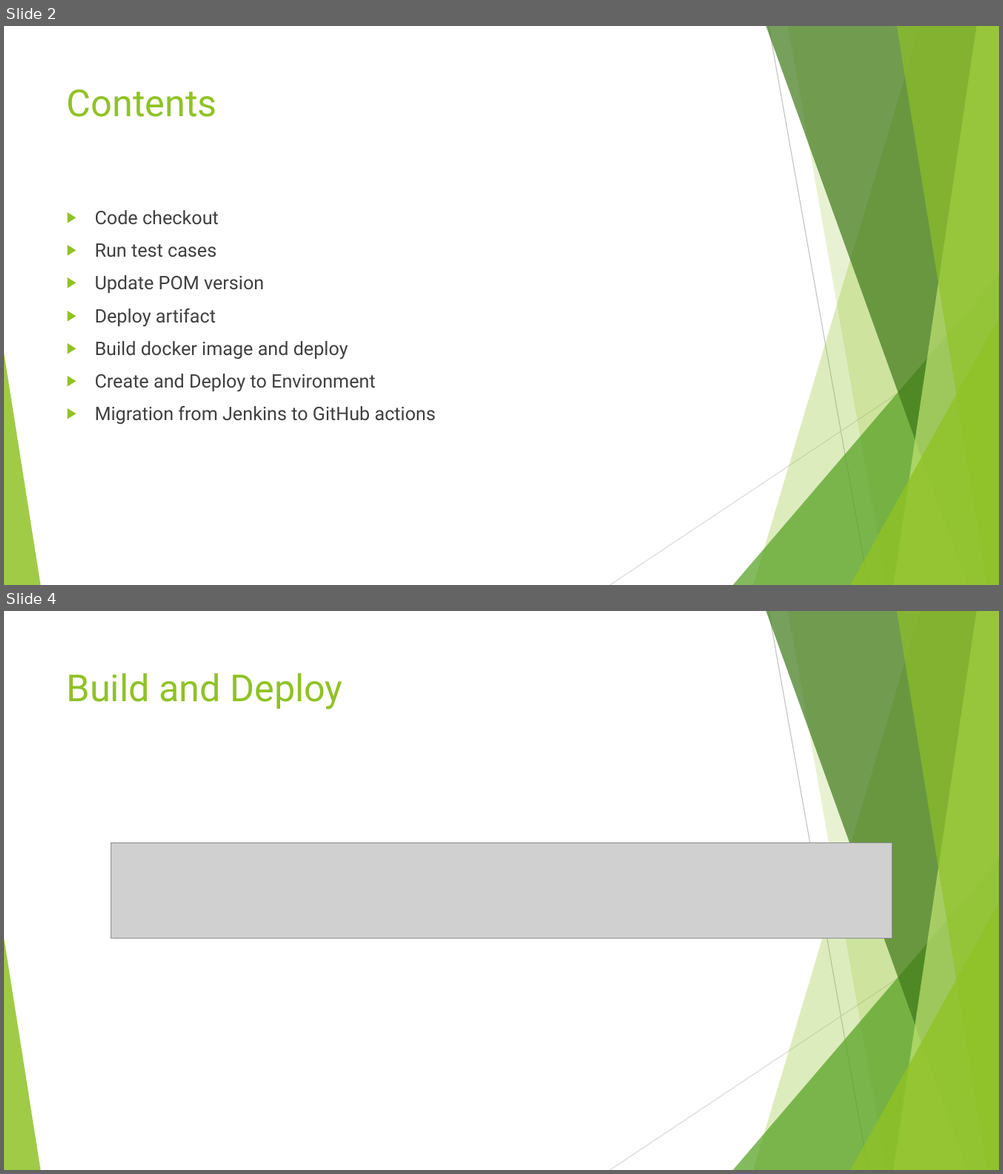
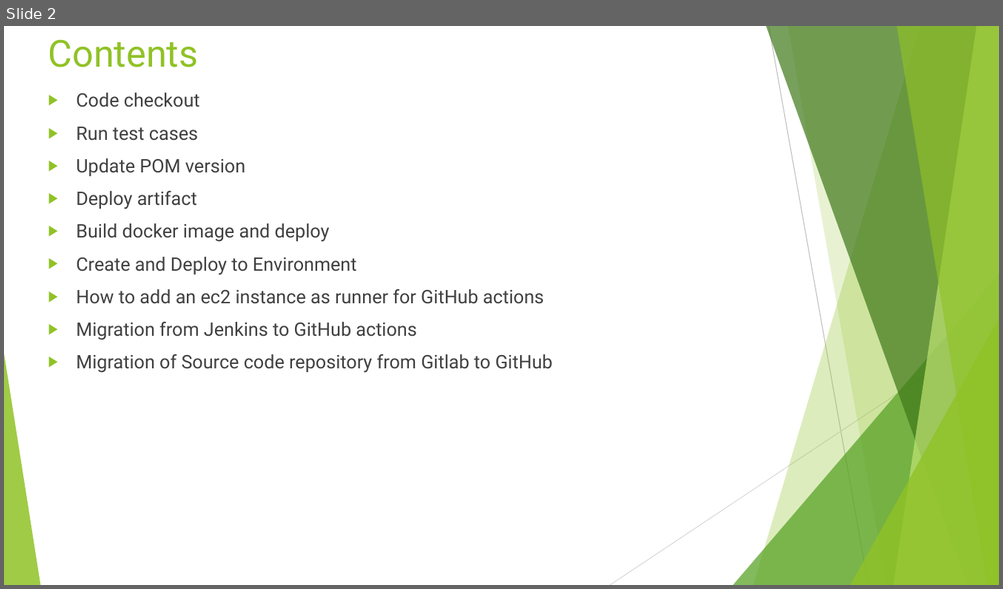
Before and after one commit to testuser300693/github-actions-cicd, a slide deck: githubactions.pptx. Shown one above the other, each under a label of ours: slides 2 and 4 before the commit, slide 2 after it; the slides between them are not shown. The pictures are 1003x1174 and 1003x589 pixels, drawn with LibreOffice and Linux fonts; fonts in the diff are those of the drawing; grey boxes stand for pictures. Boxes give left, top, right and bottom in pixels: in the first picture for what was removed or moved away, otherwise in the second. Text is boxed around its words. In the diff, an @@ line names an element or a change of style, - is before the commit and + after.

```diff
--- a/githubactions.pptx
+++ b/githubactions.pptx
@@ slide 4 removed at (4, 611, 999, 1170), background #FFFFFF; not listed: 10 template elements that a slide beside it also shows @@
@@ title removed at (67, 673, 343, 709) @@
-Build and Deploy
@@ picture removed at (111, 843, 892, 939) @@
@@ slide 2 changed as well @@
@@ title "Contents": place and size @@
-title "Contents" at (67, 89, 217, 117)
+title "Contents" at (48, 39, 199, 67)
@@ text "Code checkout": place and size @@
-text "Code checkout" at (95, 210, 435, 425)
+text "Code checkout" at (76, 93, 553, 373)
@@ text at (76, 289, 544, 304): paragraph added @@
+▶ How to add an ec2 instance as runner for GitHub actions
@@ text at (76, 355, 553, 373): paragraph added @@
+▶ Migration of Source code repository from Gitlab to GitHub
```
Also in this commit, not shown: 2 other slides changed, 4 slides added, 1 other file.
